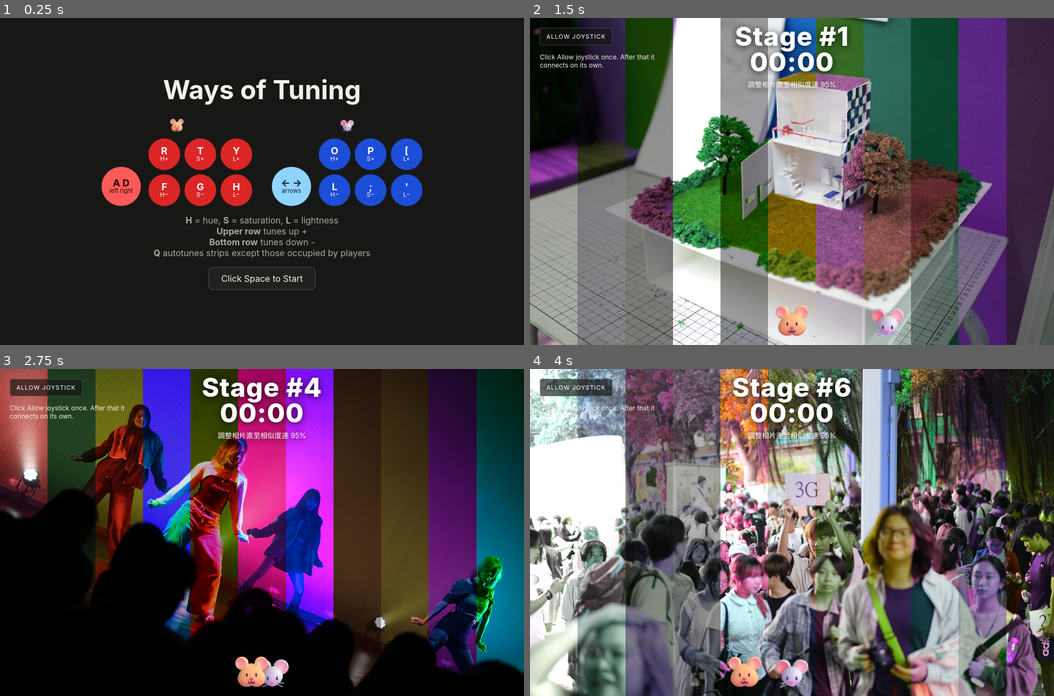
Above: before the commit, frames 1-4 (two rows, left to right).
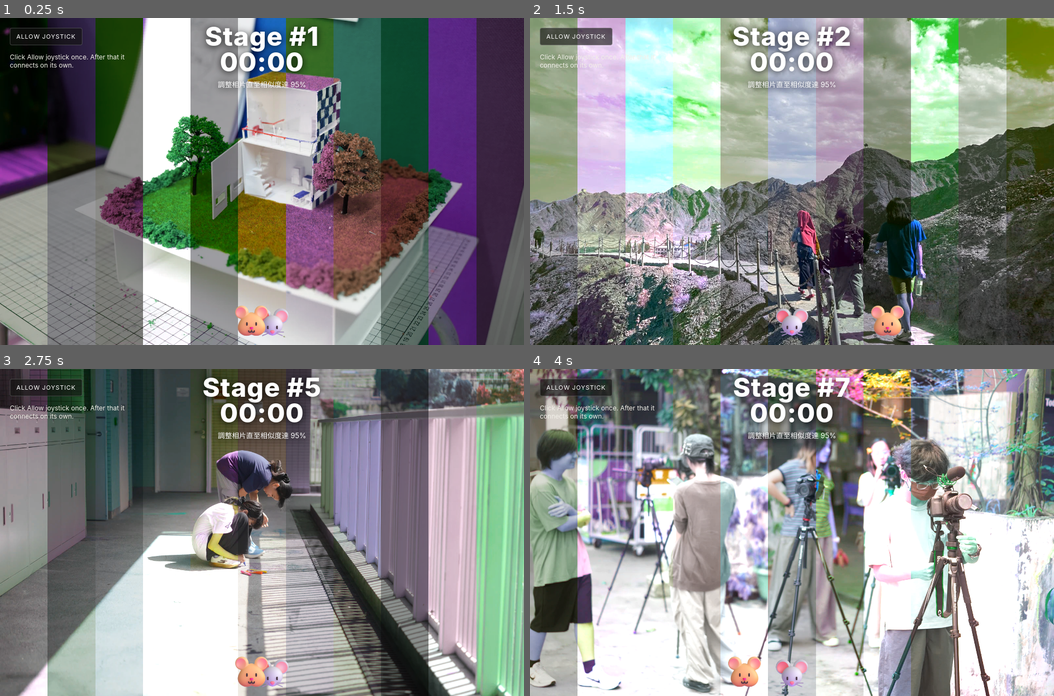
Above: after the commit, the same moments.

Repository: hkicchksc/2627-20A-AC-DVCGame
Game: browser game, page v2.html
The game is run twice, just before and just after one commit, with the same random seed, the same clock (stepped at 60 frames per second) and the same inputs.
Inputs:
- Up to frame 1 (0.25 s): no input
- Up to frame 2 (1.5 s): hold Right from 1.03 s (still down); tap Space at 1.1 s
- Up to frame 3 (2.75 s): release Right at 1.53 s; hold Down 1.58-1.85 s; tap Space at 1.6, 2.1, 2.6 s; hold Left 1.9-2.47 s; hold Up from 2.52 s (still down)
- Up to frame 4 (4 s): release Up at 2.82 s; hold Right 2.87-3.53 s; tap Space at 3.1, 3.6 s; hold Up 3.58-3.82 s; hold Left from 3.87 s (still down)

The runs differ from the first frame. In frame 1, 94% of the frame differs, in the area x 0-100%, y 0-100%; in frame 2, 91%; in frame 3, 96%; in frame 4, 93%.

Commit message:
Refactor joystick configuration layout and remove welcome section; enhance styling for better responsiveness

Diff:
--- a/v2.html
+++ b/v2.html
@@ -115,7 +115,7 @@
       cursor: pointer;
     }
     #joystick-status { position: fixed; z-index: 7; top: 64px; left: 18px; max-width: 260px; margin: 0; font-size: 12px; }
-    #allow-joystick[hidden], #joystick-status[hidden], #config[hidden], #welcome[hidden] { display: none; }
+    #allow-joystick[hidden], #joystick-status[hidden], #config[hidden] { display: none; }
     #joystick-hints {
       position: fixed;
       z-index: 6;
@@ -176,62 +176,70 @@
       inset: 0;
       display: grid;
       place-items: center;
-      padding: 24px;
+      padding: 8px;
       background: rgba(20, 21, 19, .72);
     }
     #config .card {
-      width: min(640px, 100%);
-      max-height: calc(100vh - 48px);
+      display: grid;
+      grid-template-columns: minmax(0, .8fr) minmax(0, 1fr);
+      align-content: center;
+      column-gap: 16px;
+      row-gap: 6px;
+      width: min(760px, 100%);
+      max-height: calc(100dvh - 16px);
       overflow: auto;
-      padding: 16px;
+      padding: 12px;
       border: 1px solid rgba(255, 255, 255, .2);
       border-radius: 10px;
       background: rgba(23, 24, 22, .94);
     }
-    #map-prompt { margin: 0 0 12px; }
-    #pad { display: grid; gap: 10px; margin-bottom: 12px; }
-    .map-row { display: grid; gap: 6px; }
-    .map-row-label { color: #aaa99f; font-size: 12px; font-weight: 700; }
-    .map-controls { display: flex; flex-wrap: wrap; gap: 6px; }
+    #map-prompt, #pad, #map-file-status, #config-actions { grid-column: 2; }
+    #map-prompt { grid-row: 1; margin: 0; font-size: 12px; }
+    #pad { grid-row: 2; display: grid; gap: 5px; margin: 0; }
+    .map-row { display: grid; grid-template-columns: 38px minmax(0, 1fr); align-items: start; gap: 4px; }
+    .map-row-label { padding-top: 6px; color: #aaa99f; font-size: 10px; font-weight: 700; }
+    .map-controls { display: grid; grid-template-columns: repeat(5, minmax(0, 1fr)); gap: 3px; }
     #pad button, #skip-map {
-      min-width: 4.2rem;
-      padding: 8px 10px;
+      min-width: 0;
+      padding: 5px 2px;
       border: 1px solid #44453f;
-      border-radius: 8px;
+      border-radius: 6px;
       background: #20211e;
       color: inherit;
+      font-size: 10px;
+      line-height: 1.15;
+      overflow-wrap: anywhere;
       cursor: pointer;
     }
-    #config-actions { display: flex; align-items: center; justify-content: space-between; flex-wrap: wrap; gap: 8px; }
-    #map-file-actions { display: flex; flex-wrap: wrap; gap: 6px; }
+    #config-actions { grid-row: 4; display: flex; align-items: center; justify-content: space-between; flex-wrap: wrap; gap: 6px; }
+    #map-file-actions { display: flex; flex-wrap: wrap; gap: 4px; }
     #map-file-actions button {
-      padding: 8px 10px;
+      padding: 5px 7px;
       border: 1px solid #44453f;
-      border-radius: 8px;
+      border-radius: 6px;
       background: #20211e;
       color: inherit;
+      font-size: 10px;
       cursor: pointer;
     }
-    #map-file-status { min-height: 1.4em; margin: 0; color: #aaa99f; }
+    #map-file-status { grid-row: 3; min-height: 1em; margin: 0; color: #aaa99f; font-size: 10px; }
     #pad button.on { border-color: #d1fb73; color: #d1fb73; }
-    #welcome {
-      position: fixed;
-      z-index: 9;
-      inset: 0;
+    .config-help {
       display: grid;
-      align-content: center;
-      justify-items: center;
-      gap: 16px;
-      padding: 24px;
-      overflow: auto;
-      background: #171816;
-    }
-    #welcome h1 { margin: 0; font-size: clamp(32px, 5vw, 52px); }
-    #welcome p { margin: 0; max-width: 640px; color: #aaa99f; text-align: center; }
-    .decks { display: flex; flex-wrap: wrap; gap: 36px; justify-content: center; flex-direction: row-reverse;}
+      grid-column: 1;
+      grid-row: 1 / span 4;
+      align-self: center;
+      gap: 8px;
+      margin: 0;
+      padding-right: 12px;
+      border-right: 1px solid rgba(255, 255, 255, .16);
+    }
+    .config-help h1 { margin: 0; font-size: 20px; text-align: center; }
+    .config-help p { margin: 0; color: #aaa99f; font-size: 11px; text-align: center; }
+    .decks { display: flex; flex-wrap: wrap; gap: 8px; justify-content: center; flex-direction: column-reverse; }
     .deck { text-align: center; }
-    .deck h2 { margin: 0 0 10px; font-size: 28px; }
-    .layout { display: flex; align-items: flex-end; gap: 14px; }
+    .deck h2 { margin: 0 0 4px; font-size: 18px; }
+    .layout { display: flex; align-items: flex-end; justify-content: center; gap: 6px; }
     .stick, .face span {
       display: grid;
       align-content: center;
@@ -239,24 +247,39 @@
       border-radius: 50%;
       line-height: 1;
     }
-    .stick { width: 72px; height: 72px; }
-    .face { display: grid; grid-template-columns: repeat(3, 58px); gap: 8px; }
-    .face span { width: 58px; height: 58px; color: white; }
-    .face b, .stick b { font-size: 18px; }
-    .face small, .stick small { font-size: 11px; }
+    .stick { width: 40px; height: 40px; }
+    .face { display: grid; grid-template-columns: repeat(3, 34px); gap: 4px; }
+    .face span { width: 34px; height: 34px; color: white; }
+    .face b, .stick b { font-size: 12px; }
+    .face small, .stick small { font-size: 9px; }
     .blue .stick { background: #8fd4ff; color: #102033; }
     .blue .face span { background: #1d4ed8; }
     .red .stick { background: #ff5a5a; color: #2a0707; }
     .red .face span { background: #dc2626; }
-    #start {
-      padding: 10px 22px;
-      border: 1px solid rgba(255, 255, 255, .2);
-      border-radius: 8px;
-      background: #20211e;
-      color: inherit;
-      font: inherit;
-      font-size: 16px;
-      cursor: pointer;
+    @media (max-width: 520px) {
+      #config .card { display: block; }
+      .config-help {
+        margin-bottom: 8px;
+        padding: 0 0 8px;
+        border-right: 0;
+        border-bottom: 1px solid rgba(255, 255, 255, .16);
+      }
+      .decks { flex-direction: row-reverse; }
+      #map-prompt { margin-bottom: 6px; }
+      #pad { margin-bottom: 6px; }
+      #map-file-status { margin-bottom: 6px; }
+    }
+    @media (max-width: 360px) {
+      .config-help { gap: 5px; }
+      .config-help h1 { font-size: 18px; }
+      .decks { gap: 6px; }
+      .deck h2 { font-size: 16px; }
+      .layout { gap: 4px; }
+      .stick { width: 32px; height: 32px; }
+      .face { grid-template-columns: repeat(3, 28px); gap: 3px; }
+      .face span { width: 28px; height: 28px; }
+      .face b, .stick b { font-size: 10px; }
+      .face small, .stick small { font-size: 8px; }
     }
   </style>
   <script src="blackout.js"></script>
@@ -275,6 +298,34 @@
   <div id="fallback" hidden>Image unavailable. Check that the local images folder is present and reload.</div>
   <div id="config" hidden>
     <div class="card">
+      <div class="config-help">
+        <h1>Ways of Tuning</h1>
+        <div class="decks">
+          <section class="deck">
+            <h2><img src="./images/mouse.png" alt="Mouse"></h2>
+            <div class="layout blue">
+              <div class="stick"><b>← →</b><small>arrows</small></div>
+              <div class="face">
+                <span><b>O</b><small>H+</small></span><span><b>P</b><small>S+</small></span><span><b>[</b><small>L+</small></span>
+                <span><b>L</b><small>H−</small></span><span><b>;</b><small>S−</small></span><span><b>'</b><small>L−</small></span>
+              </div>
+            </div>
+          </section>
+          <section class="deck">
+            <h2><img src="./images/hamster.png" alt="Hamster"></h2>
+            <div class="layout red">
+              <div class="stick"><b>A D</b><small>left right</small></div>
+              <div class="face">
+                <span><b>R</b><small>H+</small></span><span><b>T</b><small>S+</small></span><span><b>Y</b><small>L+</small></span>
+                <span><b>F</b><small>H−</small></span><span><b>G</b><small>S−</small></span><span><b>H</b><small>L−</small></span>
+              </div>
+            </div>
+          </section>
+        </div>
+        <p>
+          <b>H</b> = hue, <b>S</b> = saturation, <b>L</b> = lightness
+        </p>
+      </div>
       <p id="map-prompt">C closes.</p>
       <div id="pad">
         <div class="map-row">
@@ -300,38 +351,6 @@
         </div>
       </div>
     </div>
-  </div>
-  <div id="welcome">
-    <h1>Ways of Tuning</h1>
-    <div class="decks">
-      <section class="deck">
-        <h2><img src="./images/mouse.png" alt="Mouse"></h2>
-        <div class="layout blue">
-          <div class="stick"><b>← →</b><small>arrows</small></div>
-          <div class="face">
-            <span><b>O</b><small>H+</small></span><span><b>P</b><small>S+</small></span><span><b>[</b><small>L+</small></span>
-            <span><b>L</b><small>H−</small></span><span><b>;</b><small>S−</small></span><span><b>'</b><small>L−</small></span>
-          </div>
-        </div>
-      </section>
-      <section class="deck">
-        <h2><img src="./images/hamster.png" alt="Hamster"></h2>
-        <div class="layout red">
-          <div class="stick"><b>A D</b><small>left right</small></div>
-          <div class="face">
-            <span><b>R</b><small>H+</small></span><span><b>T</b><small>S+</small></span><span><b>Y</b><small>L+</small></span>
-            <span><b>F</b><small>H−</small></span><span><b>G</b><small>S−</small></span><span><b>H</b><small>L−</small></span>
-          </div>
-        </div>
-      </section>
-    </div>
-    <p>
-      <b>H</b> = hue, <b>S</b> = saturation, <b>L</b> = lightness<br>
-      <b>Upper row</b> tunes up +<br>
-      <b>Bottom row</b> tunes down -<br>
-      <b>Q</b> autotunes strips except those occupied by players
-    </p>
-    <button type="button" id="start">Click Space to Start</button>
   </div>
   <button type="button" id="allow-joystick" hidden>Allow joystick</button>
   <p id="joystick-status" role="status" hidden></p>
@@ -707,10 +726,6 @@
       onText(chunk) {
         for (const event of readJoystickLines(serialState, chunk)) {
           if (event.up || !event.pin) continue;
-          if (!welcome.hidden) {
-            if (!event.repeat) begin();
-            continue;
-          }
           if (!config.hidden) {
             if (!event.repeat && mapAt >= 0 && mapAt < joystickControls.length) {
               assignJoystickPin(event.pin, joystickControls[mapAt][0]);
@@ -739,21 +754,17 @@
           disconnected: 'Joystick disconnected.',
           error: 'Joystick error.'
         }[kind] || '';
-        if (connected && !welcome.hidden) begin();
       }
     });
     allowJoystick.addEventListener('click', () => { joy.requestPort(); });
 
-    const welcome = document.querySelector('#welcome');
     const config = document.querySelector('#config');
     let started = false;
     function begin() {
       if (started) return;
       started = true;
-      welcome.hidden = true;
       deal(images[0]);
     }
-    document.querySelector('#start').addEventListener('click', begin);
     const mapPromptEl = document.querySelector('#map-prompt');
     const mapFileStatus = document.querySelector('#map-file-status');
     const mapFile = document.querySelector('#map-file');
@@ -829,13 +840,6 @@
 
     window.addEventListener('keydown', event => {
       if (event.altKey || event.ctrlKey || event.metaKey) return;
-      if (!welcome.hidden) {
-        if (event.key === ' ' && !event.repeat) {
-          event.preventDefault();
-          begin();
-        }
-        return;
-      }
       if (event.key === 'c' || event.key === 'C') {
         event.preventDefault();
         config.hidden = !config.hidden;
@@ -874,9 +878,8 @@
       stage = 1;
       mix = { 1: 1, 2: 2 };
       at = [0, 5, 5];
-      welcome.hidden = false;
       config.hidden = true;
-      centralStatus();
+      begin();
     }
     const central = createCentralClient('dvc', {
       onRestart: restartGame,
@@ -966,6 +969,7 @@
       } else return;
       centralStatus();
     });
+    begin();
     joy.autoConnect();
   </script>
 </body>
